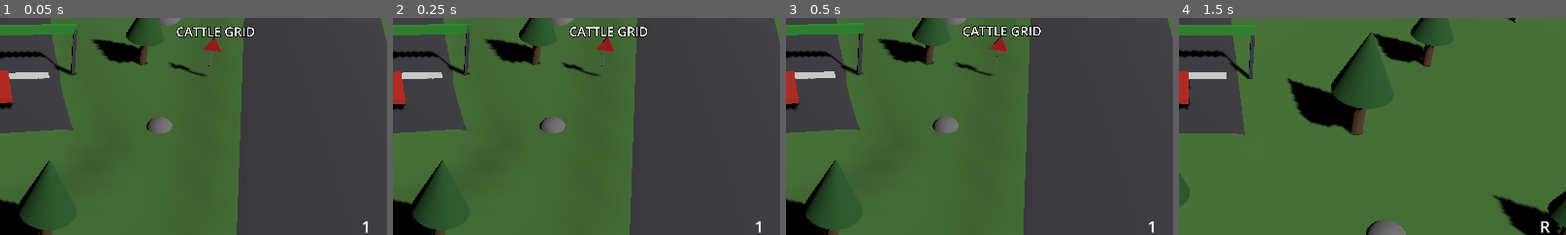
Above: before the commit, frames 1-4 (left to right).
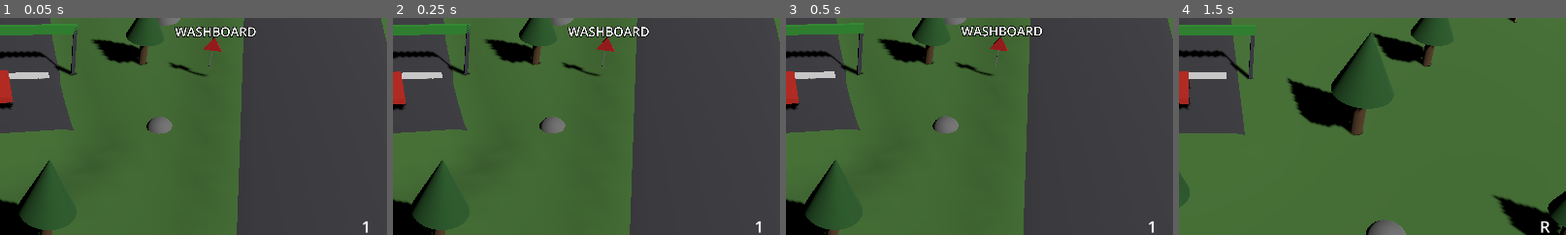
Above: after the commit, the same moments.

Repository: JulianHeissinger/RallyGame
Game: Godot game, scene res://scenes/stage.tscn
Same seed, same stepped clock (60 frames per second), same inputs: the game is played once before the commit and once after it. The project has no main scene, so this scene is started directly.
Inputs:
- Up to frame 1 (0.05 s): no input
- Up to frame 2 (0.25 s): no input
- Up to frame 3 (0.5 s): no input
- Up to frame 4 (1.5 s): hold D (steer_right) 0.53-1.28 s; hold R (reroll_stage) 0.53-1.28 s; hold S (brake) from 1.28 s (still down); tap W (throttle) at 1.35 s
The pictures show only the part of the screen within x 50-100%, y 34-84%; the shares and areas given below are measured in that part.

The runs differ from the first frame. In frame 1, 0.7% of the frame differs, in the area x 45-67%, y 4-9%; in frame 2, 0.8%, in the area x 45-67%, y 3-9%; in frame 3, 0.7%; in frame 4, nothing differs.

Commit message:
feat: add fire, landmine, sinkhole and strike hazards
Fire patch and burning crashed car damage tires and engine per second.
Landmine reuses the barrel blast. Sinkhole opens on approach and
respawns the car past it with the respawn penalty. Meteorite and
lightning show a growing marker, then blast the car inside the radius;
the meteorite leaves a pothole and fire. ApproachHazard holds the shared
on-approach trigger.

Diff:
--- /dev/null
+++ b/data/hazards/burning_car.tres
@@ -0,0 +1,17 @@
+[gd_resource type="Resource" script_class="HazardDef" format=3]
+
+[ext_resource type="PackedScene" path="res://scenes/hazards/burning_car.tscn" id="1_scene"]
+[ext_resource type="Script" path="res://scripts/hazards/hazard_def.gd" id="2_def"]
+
+[resource]
+script = ExtResource("2_def")
+name = "burning_car"
+scene = ExtResource("1_scene")
+min_difficulty = 1
+sign_text = "FIRE"
+surfaces = PackedStringArray()
+on_road = true
+damage = {
+"engine": 8.0,
+"tire": 15.0
+}
--- /dev/null
+++ b/data/hazards/fire_patch.tres
@@ -0,0 +1,17 @@
+[gd_resource type="Resource" script_class="HazardDef" format=3]
+
+[ext_resource type="PackedScene" path="res://scenes/hazards/fire_patch.tscn" id="1_scene"]
+[ext_resource type="Script" path="res://scripts/hazards/hazard_def.gd" id="2_def"]
+
+[resource]
+script = ExtResource("2_def")
+name = "fire_patch"
+scene = ExtResource("1_scene")
+min_difficulty = 1
+sign_text = "FIRE"
+surfaces = PackedStringArray()
+on_road = true
+damage = {
+"engine": 8.0,
+"tire": 15.0
+}
--- /dev/null
+++ b/data/hazards/landmine.tres
@@ -0,0 +1,13 @@
+[gd_resource type="Resource" script_class="HazardDef" format=3]
+
+[ext_resource type="PackedScene" path="res://scenes/hazards/landmine.tscn" id="1_scene"]
+[ext_resource type="Script" path="res://scripts/hazards/hazard_def.gd" id="2_def"]
+
+[resource]
+script = ExtResource("2_def")
+name = "landmine"
+scene = ExtResource("1_scene")
+min_difficulty = 2
+sign_text = "MINES"
+surfaces = PackedStringArray()
+on_road = true
--- /dev/null
+++ b/data/hazards/lightning.tres
@@ -0,0 +1,13 @@
+[gd_resource type="Resource" script_class="HazardDef" format=3]
+
+[ext_resource type="PackedScene" path="res://scenes/hazards/lightning.tscn" id="1_scene"]
+[ext_resource type="Script" path="res://scripts/hazards/hazard_def.gd" id="2_def"]
+
+[resource]
+script = ExtResource("2_def")
+name = "lightning"
+scene = ExtResource("1_scene")
+min_difficulty = 2
+sign_text = "STORM"
+surfaces = PackedStringArray()
+on_road = true
--- /dev/null
+++ b/data/hazards/meteorite.tres
@@ -0,0 +1,13 @@
+[gd_resource type="Resource" script_class="HazardDef" format=3]
+
+[ext_resource type="PackedScene" path="res://scenes/hazards/meteorite.tscn" id="1_scene"]
+[ext_resource type="Script" path="res://scripts/hazards/hazard_def.gd" id="2_def"]
+
+[resource]
+script = ExtResource("2_def")
+name = "meteorite"
+scene = ExtResource("1_scene")
+min_difficulty = 2
+sign_text = "METEOR"
+surfaces = PackedStringArray()
+on_road = true
--- /dev/null
+++ b/data/hazards/sinkhole.tres
@@ -0,0 +1,13 @@
+[gd_resource type="Resource" script_class="HazardDef" format=3]
+
+[ext_resource type="PackedScene" path="res://scenes/hazards/sinkhole.tscn" id="1_scene"]
+[ext_resource type="Script" path="res://scripts/hazards/hazard_def.gd" id="2_def"]
+
+[resource]
+script = ExtResource("2_def")
+name = "sinkhole"
+scene = ExtResource("1_scene")
+min_difficulty = 2
+sign_text = "SINKHOLE"
+surfaces = PackedStringArray()
+on_road = true
--- /dev/null
+++ b/scenes/hazards/burning_car.tscn
@@ -0,0 +1,11 @@
+[gd_scene format=3]
+
+[ext_resource type="Script" path="res://scripts/hazards/fire_patch.gd" id="1_fire"]
+[ext_resource type="PackedScene" path="res://scenes/hazards/crashed_car.tscn" id="2_car"]
+
+[node name="BurningCar" type="Node3D"]
+script = ExtResource("1_fire")
+radius = 3.5
+flame_count = 12
+
+[node name="CrashedCar" parent="." instance=ExtResource("2_car")]
--- /dev/null
+++ b/scenes/hazards/fire_patch.tscn
@@ -0,0 +1,6 @@
+[gd_scene format=3]
+
+[ext_resource type="Script" path="res://scripts/hazards/fire_patch.gd" id="1_fire"]
+
+[node name="FirePatch" type="Node3D"]
+script = ExtResource("1_fire")
--- /dev/null
+++ b/scenes/hazards/landmine.tscn
@@ -0,0 +1,56 @@
+[gd_scene format=3]
+
+[ext_resource type="Script" path="res://scripts/hazards/explosive_barrel.gd" id="1_barrel"]
+
+[sub_resource type="CylinderShape3D" id="CylinderShape3D_trigger"]
+height = 0.6
+radius = 0.8
+
+[sub_resource type="StandardMaterial3D" id="StandardMaterial3D_olive"]
+albedo_color = Color(0.3, 0.32, 0.15, 1)
+
+[sub_resource type="CylinderMesh" id="CylinderMesh_mine"]
+material = SubResource("StandardMaterial3D_olive")
+top_radius = 0.3
+bottom_radius = 0.35
+height = 0.1
+
+[sub_resource type="StandardMaterial3D" id="StandardMaterial3D_red"]
+albedo_color = Color(0.85, 0.1, 0.05, 1)
+
+[sub_resource type="CylinderMesh" id="CylinderMesh_fuse"]
+material = SubResource("StandardMaterial3D_red")
+top_radius = 0.06
+bottom_radius = 0.06
+height = 0.08
+
+[sub_resource type="StandardMaterial3D" id="StandardMaterial3D_scorch"]
+albedo_color = Color(0.05, 0.05, 0.05, 1)
+
+[sub_resource type="CylinderMesh" id="CylinderMesh_scorch"]
+material = SubResource("StandardMaterial3D_scorch")
+top_radius = 1.2
+bottom_radius = 1.2
+height = 0.01
+
+[node name="Landmine" type="Area3D"]
+script = ExtResource("1_barrel")
+blast_impulse = 9000.0
+lift = 3.0
+
+[node name="Collision" type="CollisionShape3D" parent="."]
+transform = Transform3D(1, 0, 0, 0, 1, 0, 0, 0, 1, 0, 0.3, 0)
+shape = SubResource("CylinderShape3D_trigger")
+
+[node name="Mesh" type="MeshInstance3D" parent="."]
+transform = Transform3D(1, 0, 0, 0, 1, 0, 0, 0, 1, 0, 0.05, 0)
+mesh = SubResource("CylinderMesh_mine")
+
+[node name="Fuse" type="MeshInstance3D" parent="Mesh"]
+transform = Transform3D(1, 0, 0, 0, 1, 0, 0, 0, 1, 0, 0.09, 0)
+mesh = SubResource("CylinderMesh_fuse")
+
+[node name="Scorch" type="MeshInstance3D" parent="."]
+transform = Transform3D(1, 0, 0, 0, 1, 0, 0, 0, 1, 0, 0.02, 0)
+visible = false
+mesh = SubResource("CylinderMesh_scorch")
--- /dev/null
+++ b/scenes/hazards/lightning.tscn
@@ -0,0 +1,41 @@
+[gd_scene format=3]
+
+[ext_resource type="Script" path="res://scripts/hazards/strike.gd" id="1_strike"]
+
+[sub_resource type="StandardMaterial3D" id="StandardMaterial3D_marker"]
+transparency = 1
+albedo_color = Color(1, 0.9, 0.2, 0.5)
+
+[sub_resource type="CylinderMesh" id="CylinderMesh_marker"]
+material = SubResource("StandardMaterial3D_marker")
+top_radius = 1.0
+bottom_radius = 1.0
+height = 0.01
+
+[sub_resource type="StandardMaterial3D" id="StandardMaterial3D_bolt"]
+albedo_color = Color(1, 1, 0.85, 1)
+emission_enabled = true
+emission = Color(1, 1, 0.7, 1)
+
+[sub_resource type="CylinderMesh" id="CylinderMesh_bolt"]
+material = SubResource("StandardMaterial3D_bolt")
+top_radius = 0.2
+bottom_radius = 0.1
+height = 40.0
+
+[node name="Lightning" type="Node3D"]
+script = ExtResource("1_strike")
+lead_time = 1.5
+radius = 3.0
+blast_impulse = 3000.0
+lift = 1.5
+blast_speed = 8.0
+flash_time = 0.2
+
+[node name="Marker" type="MeshInstance3D" parent="."]
+transform = Transform3D(1, 0, 0, 0, 1, 0, 0, 0, 1, 0, 0.04, 0)
+mesh = SubResource("CylinderMesh_marker")
+
+[node name="Flash" type="MeshInstance3D" parent="."]
+transform = Transform3D(1, 0, 0, 0, 1, 0, 0, 0, 1, 0, 20, 0)
+mesh = SubResource("CylinderMesh_bolt")
--- /dev/null
+++ b/scenes/hazards/meteorite.tscn
@@ -0,0 +1,51 @@
+[gd_scene format=3]
+
+[ext_resource type="Script" path="res://scripts/hazards/strike.gd" id="1_strike"]
+[ext_resource type="Resource" path="res://data/hazards/pothole.tres" id="2_pothole"]
+[ext_resource type="Resource" path="res://data/hazards/fire_patch.tres" id="3_fire"]
+
+[sub_resource type="StandardMaterial3D" id="StandardMaterial3D_marker"]
+transparency = 1
+albedo_color = Color(0.9, 0.1, 0.05, 0.5)
+
+[sub_resource type="CylinderMesh" id="CylinderMesh_marker"]
+material = SubResource("StandardMaterial3D_marker")
+top_radius = 1.0
+bottom_radius = 1.0
+height = 0.01
+
+[sub_resource type="StandardMaterial3D" id="StandardMaterial3D_rock"]
+albedo_color = Color(0.3, 0.15, 0.08, 1)
+emission_enabled = true
+emission = Color(1, 0.4, 0.05, 1)
+
+[sub_resource type="SphereMesh" id="SphereMesh_rock"]
+material = SubResource("StandardMaterial3D_rock")
+radius = 0.8
+height = 1.6
+
+[sub_resource type="StandardMaterial3D" id="StandardMaterial3D_flash"]
+transparency = 1
+albedo_color = Color(1, 0.6, 0.1, 0.6)
+emission_enabled = true
+emission = Color(1, 0.5, 0.05, 1)
+
+[sub_resource type="SphereMesh" id="SphereMesh_flash"]
+material = SubResource("StandardMaterial3D_flash")
+radius = 4.0
+height = 8.0
+
+[node name="Meteorite" type="Node3D"]
+script = ExtResource("1_strike")
+lead_time = 2.5
+aftermath = Array[Resource]([ExtResource("2_pothole"), ExtResource("3_fire")])
+
+[node name="Marker" type="MeshInstance3D" parent="."]
+transform = Transform3D(1, 0, 0, 0, 1, 0, 0, 0, 1, 0, 0.04, 0)
+mesh = SubResource("CylinderMesh_marker")
+
+[node name="Falling" type="MeshInstance3D" parent="."]
+mesh = SubResource("SphereMesh_rock")
+
+[node name="Flash" type="MeshInstance3D" parent="."]
+mesh = SubResource("SphereMesh_flash")
--- /dev/null
+++ b/scenes/hazards/sinkhole.tscn
@@ -0,0 +1,20 @@
+[gd_scene format=3]
+
+[ext_resource type="Script" path="res://scripts/hazards/sinkhole.gd" id="1_sinkhole"]
+
+[sub_resource type="StandardMaterial3D" id="StandardMaterial3D_hole"]
+albedo_color = Color(0.02, 0.02, 0.02, 1)
+
+[sub_resource type="CylinderMesh" id="CylinderMesh_hole"]
+material = SubResource("StandardMaterial3D_hole")
+top_radius = 1.0
+bottom_radius = 1.0
+height = 0.01
+
+[node name="Sinkhole" type="Node3D"]
+script = ExtResource("1_sinkhole")
+lead_time = 1.5
+
+[node name="Hole" type="MeshInstance3D" parent="."]
+transform = Transform3D(1, 0, 0, 0, 1, 0, 0, 0, 1, 0, 0.03, 0)
+mesh = SubResource("CylinderMesh_hole")
--- /dev/null
+++ b/scripts/hazards/approach_hazard.gd
@@ -0,0 +1,41 @@
+class_name ApproachHazard
+extends Node3D
+## Base for hazards that act once when the car approaches: `_trigger` runs when the car is
+## `lead_time` seconds away along the road at its current speed. Subclasses that override
+## `_physics_process` call `super`.
+
+@export var lead_time := 2.0
+## Arrival time uses at least this car speed in m/s, so a crawling car still triggers the hazard.
+@export var min_trigger_speed := 5.0
+
+var car: Car
+var path: RoadPath
+## Distance of the hazard along the road.
+var distance := 0.0
+var triggered := false
+
+
+## Called by the stage before the hazard enters the tree; its `transform` is already set.
+func setup(def: HazardDef, target: Car, road: RoadPath, rng: RandomNumberGenerator) -> void:
+	car = target
+	path = road
+	distance = path.progress_at(transform.origin)
+	_setup(def, rng)
+
+
+## Placement-time setup for subclasses.
+func _setup(_def: HazardDef, _rng: RandomNumberGenerator) -> void:
+	pass
+
+
+func _physics_process(_delta: float) -> void:
+	if triggered or car == null:
+		return
+	var remaining := distance - path.progress_at(car.global_position)
+	if remaining <= lead_time * maxf(car.linear_velocity.length(), min_trigger_speed):
+		triggered = true
+		_trigger()
+
+
+func _trigger() -> void:
+	pass
--- /dev/null
+++ b/scripts/hazards/fire_patch.gd
@@ -0,0 +1,77 @@
+class_name FirePatch
+extends Node3D
+## Burning ground of `radius` (fire patch, burning crashed car, meteorite crater). Every second
+## on it costs each grounded wheel inside its def's `tire` damage and the car its `engine` damage
+## while the car's centre is inside; car speed does not matter. Flames flicker on top.
+
+@export var radius := 2.5
+@export var flame_count := 8
+
+const GROUND := Color(0.15, 0.08, 0.04)
+const FLAME := Color(1.0, 0.45, 0.05)
+const FLAME_HEIGHT := 1.2
+## Flicker frequency in Hz and the flame height it swings by, as a share.
+const FLICKER_RATE := 6.0
+const FLICKER_AMOUNT := 0.35
+
+var def: HazardDef
+var car: Car
+
+var _flames: Array[MeshInstance3D] = []
+var _time := 0.0
+
+
+func setup(hazard_def: HazardDef, target: Car, _path: RoadPath, _rng: RandomNumberGenerator) -> void:
+	def = hazard_def
+	car = target
+
+
+func _ready() -> void:
+	var disc := CylinderMesh.new()
+	disc.top_radius = radius
+	disc.bottom_radius = radius
+	disc.height = 0.01
+	disc.material = HazardVisuals.material(GROUND)
+	var ground := MeshInstance3D.new()
+	ground.mesh = disc
+	ground.position = Vector3.UP * 0.02
+	add_child(ground)
+	var flame_material := HazardVisuals.material(FLAME)
+	flame_material.emission_enabled = true
+	flame_material.emission = FLAME
+	# Flames on a golden-angle spiral cover the disc evenly without an RNG.
+	for i in flame_count:
+		var cone := CylinderMesh.new()
+		cone.top_radius = 0.0
+		cone.bottom_radius = 0.35
+		cone.height = FLAME_HEIGHT
+		cone.material = flame_material
+		var flame := MeshInstance3D.new()
+		flame.mesh = cone
+		var r := radius * 0.85 * sqrt((i + 0.5) / flame_count)
+		var angle := i * 2.39996
+		flame.position = Vector3(cos(angle) * r, FLAME_HEIGHT / 2.0, sin(angle) * r)
+		add_child(flame)
+		_flames.append(flame)
+
+
+func _process(delta: float) -> void:
+	_time += delta
+	for i in _flames.size():
+		_flames[i].scale.y = 1.0 + FLICKER_AMOUNT * sin(_time * TAU * FLICKER_RATE + i * 1.7)
+
+
+func _physics_process(delta: float) -> void:
+	if car == null:
+		return
+	for wheel in car.wheels:
+		if wheel.is_grounded and _contains(wheel.global_position):
+			var corner := wheel.name.trim_prefix("Wheel").to_lower()
+			car.damage.apply_damage("tire_" + corner, def.damage.get("tire", 0.0) * delta)
+	if _contains(car.global_position):
+		car.damage.apply_damage("engine", def.damage.get("engine", 0.0) * delta)
+
+
+func _contains(point: Vector3) -> bool:
+	var local := to_local(point)
+	return Vector2(local.x, local.z).length() <= radius
--- /dev/null
+++ b/scripts/hazards/sinkhole.gd
@@ -0,0 +1,37 @@
+class_name Sinkhole
+extends ApproachHazard
+## A hole that opens in the road on approach, growing to `radius` over `open_time`. A car whose
+## centre gets inside the open part falls in: it is put back on the road `RESPAWN_GAP` m past the
+## hole and `car_fell` lets the stage add the respawn penalty.
+
+signal car_fell
+
+@export var radius := 2.5
+@export var open_time := 1.0
+
+## Respawn distance in m past the hole's far edge.
+const RESPAWN_GAP := 5.0
+
+var _open := 0.0
+
+@onready var _hole: Node3D = $Hole
+
+
+func _ready() -> void:
+	_hole.hide()
+
+
+func _physics_process(delta: float) -> void:
+	super(delta)
+	if not triggered:
+		return
+	_open = minf(_open + delta / open_time, 1.0)
+	_hole.scale = Vector3(_open * radius, 1.0, _open * radius)
+	var local := to_local(car.global_position)
+	if Vector2(local.x, local.z).length() < _open * radius:
+		car.place(path.transform_at(distance + radius + RESPAWN_GAP).translated(Vector3.UP))
+		car_fell.emit()
+
+
+func _trigger() -> void:
+	_hole.show()
--- /dev/null
+++ b/scripts/hazards/strike.gd
@@ -0,0 +1,78 @@
+class_name Strike
+extends ApproachHazard
+## Meteorite or lightning strike. On approach a `Marker` disc grows to `radius` over `lead_time`
+## while an optional `Falling` child drops from `fall_height`, so the strike lands about when the
+## car arrives at constant speed. The strike shows `Flash` for `flash_time` and, if the car's
+## centre is inside `radius`, pushes it away and up with `blast_impulse` N·s and damages its side
+## facing the strike as an impact at `blast_speed`. Each def in `aftermath` (meteorite crater:
+## pothole plus fire) is then placed at the strike point.
+
+@export var radius := 4.0
+@export var blast_impulse := 6000.0
+@export var lift := 1.0
+@export var blast_speed := 10.0
+@export var fall_height := 40.0
+@export var flash_time := 0.3
+@export var aftermath: Array[HazardDef] = []
+
+var _rng: RandomNumberGenerator
+var _timer := 0.0
+var _struck := false
+
+@onready var _marker: Node3D = $Marker
+@onready var _flash: Node3D = $Flash
+@onready var _falling: Node3D = get_node_or_null("Falling")
+
+
+func _setup(_def: HazardDef, rng: RandomNumberGenerator) -> void:
+	_rng = rng
+
+
+func _ready() -> void:
+	_marker.hide()
+	_flash.hide()
+	if _falling:
+		_falling.hide()
+
+
+func _physics_process(delta: float) -> void:
+	super(delta)
+	if not triggered:
+		return
+	_timer += delta
+	if not _struck:
+		var t := minf(_timer / lead_time, 1.0)
+		_marker.scale = Vector3(t * radius, 1.0, t * radius)
+		if _falling:
+			_falling.position.y = fall_height * (1.0 - t)
+		if t >= 1.0:
+			_strike()
+	elif _timer >= lead_time + flash_time:
+		_flash.hide()
+		set_physics_process(false)
+
+
+func _trigger() -> void:
+	_marker.show()
+	if _falling:
+		_falling.show()
+
+
+func _strike() -> void:
+	_struck = true
+	_marker.hide()
+	if _falling:
+		_falling.hide()
+	_flash.show()
+	var away := car.global_position - global_position
+	away.y = 0.0
+	if away.length() <= radius:
+		var direction := (away.normalized() + Vector3.UP * lift).normalized()
+		car.apply_central_impulse(direction * blast_impulse)
+		car.damage.apply_impact(car.stats, car.to_local(global_position), blast_speed, false)
+	for def in aftermath:
+		var hazard := def.scene.instantiate() as Node3D
+		hazard.transform = transform
+		if hazard.has_method("setup"):
+			hazard.setup(def, car, path, _rng)
+		get_parent().add_child(hazard)
--- a/scripts/stage/stage.gd
+++ b/scripts/stage/stage.gd
@@ -108,7 +108,7 @@
 
 ## One scene per placement, on the road at its distance and lateral offset. Hazards with a `setup`
 ## method get their def, the car, the road and their own seeded RNG; their `hazard_defeated` is
-## forwarded.
+## forwarded, and their `car_fell` (sinkhole) becomes a respawn penalty.
 func _build_hazards() -> Node3D:
 	var root := Node3D.new()
 	root.name = "Hazards"
@@ -120,6 +120,8 @@
 			hazard.setup(placement.def, _car, path, SeedStreams.rng(stage_seed, "hazard_%d" % i))
 		if hazard.has_signal("hazard_defeated"):
 			hazard.hazard_defeated.connect(hazard_defeated.emit)
+		if hazard.has_signal("car_fell"):
+			hazard.car_fell.connect(func() -> void: car_respawned.emit(_params.respawn_penalty))
 		root.add_child(hazard)
 		var sign_node := _build_sign(placement)
 		sign_node.name = "Sign%d" % i
--- a/scripts/stage/stage_params.gd
+++ b/scripts/stage/stage_params.gd
@@ -146,6 +146,12 @@
 		preload("res://data/hazards/portable_toilet.tres"),
 		preload("res://data/hazards/explosive_barrel.tres"),
 		preload("res://data/hazards/ramp.tres"),
+		preload("res://data/hazards/fire_patch.tres"),
+		preload("res://data/hazards/burning_car.tres"),
+		preload("res://data/hazards/landmine.tres"),
+		preload("res://data/hazards/sinkhole.tres"),
+		preload("res://data/hazards/meteorite.tres"),
+		preload("res://data/hazards/lightning.tres"),
 	]
 	surfaces = [
 		SurfaceSectionDef.create("gravel", "grass", 1.0, Vector2(300.0, 700.0)),
Not shown, added: scripts/hazards/approach_hazard.gd.uid
Not shown, added: scripts/hazards/fire_patch.gd.uid
Not shown, added: scripts/hazards/sinkhole.gd.uid
Not shown, added: scripts/hazards/strike.gd.uid
